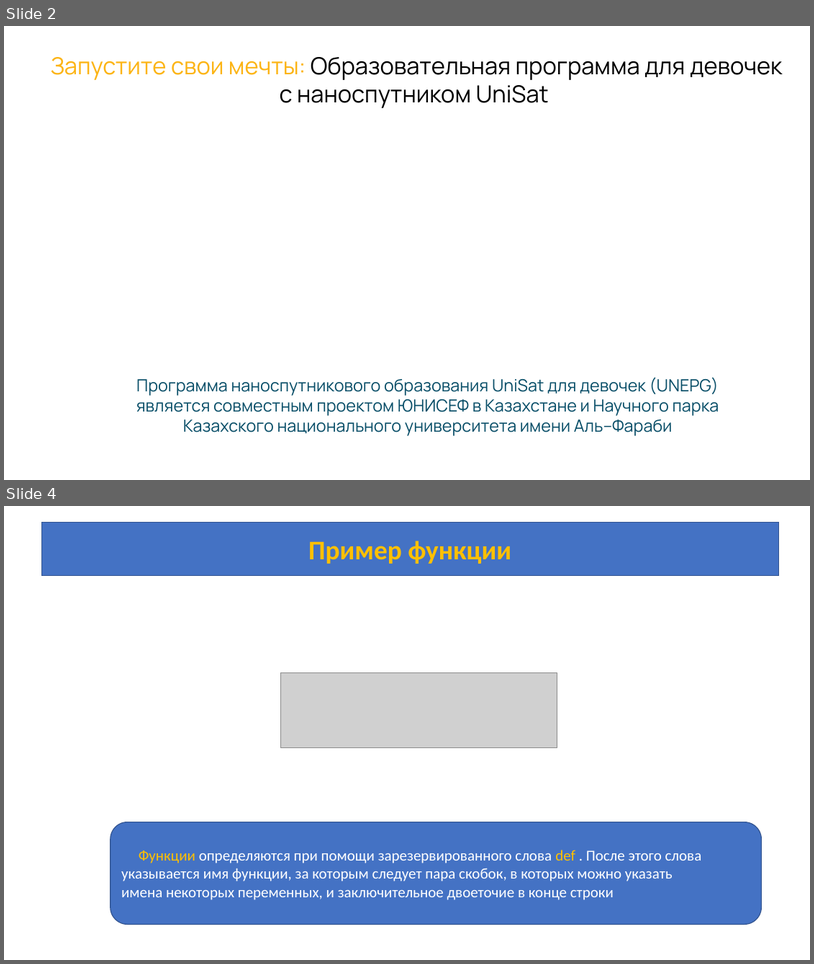
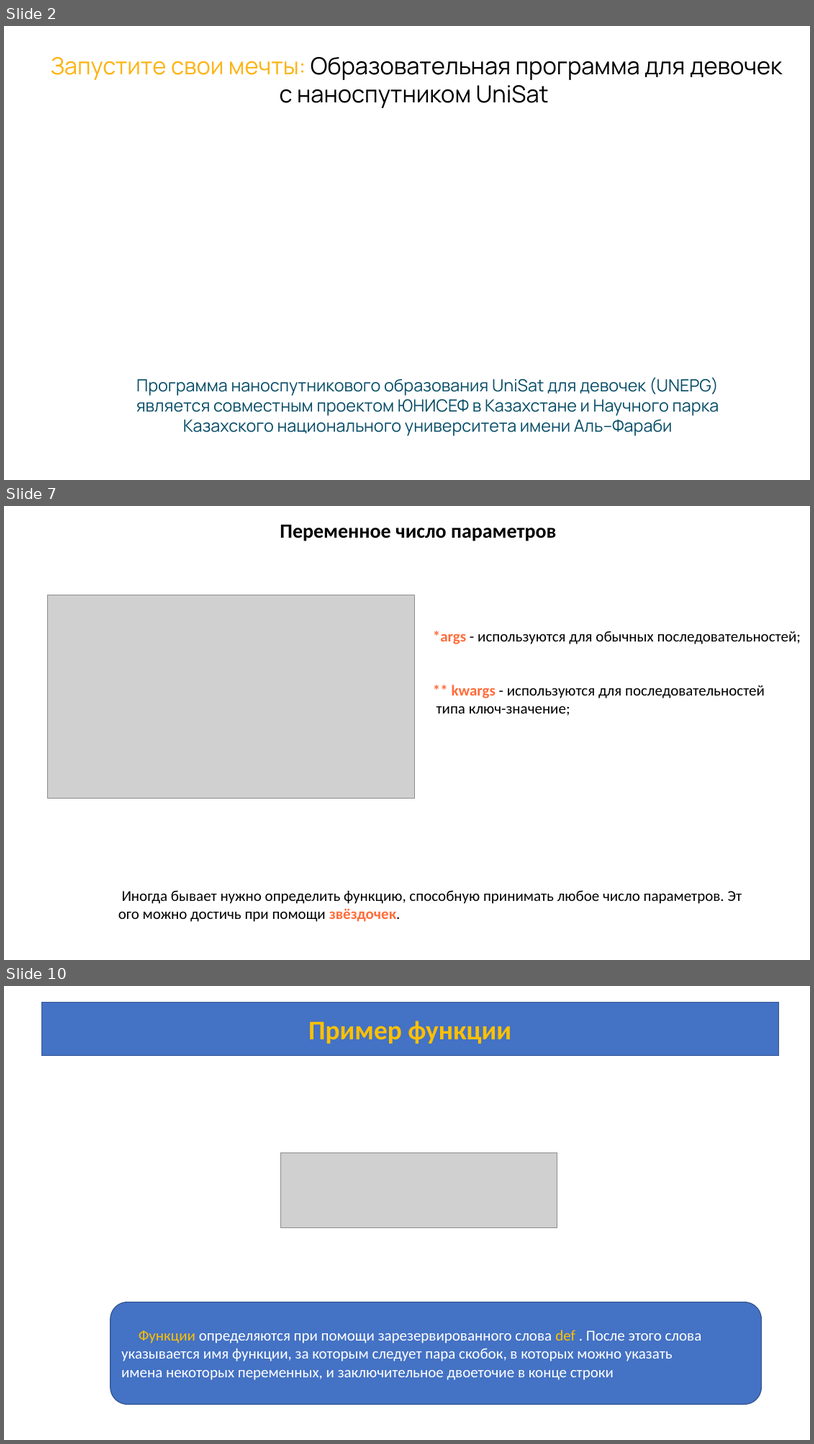
Before and after one commit to azamat7087/python_lessons_ver.2, a slide deck: lesson 5/Lesson_5.pptx. Shown one above the other, each under a label of ours: slides 2 and 4 before the commit, slides 2, 7 and 10 after it; the slides between them are not shown. The pictures are 814x964 and 814x1444 pixels, drawn with LibreOffice and Linux fonts; fonts in the diff are those of the drawing; grey boxes stand for pictures; background and template pictures are left out. Boxes give left, top, right and bottom in pixels: in the first picture for what was removed or moved away, otherwise in the second. Text is boxed around its words. In the diff, an @@ line names an element or a change of style, - is before the commit and + after.

```diff
--- a/lesson 5/Lesson_5.pptx
+++ b/lesson 5/Lesson_5.pptx
@@ slide 7 added at (4,506,810,960), background #FFFFFF @@
@@ text added at (280,525,556,541), 24 pt, text #000000, bold @@
+Переменное число параметров
@@ picture added at (47,595,415,798) @@
@@ text added at (433,631,801,716), 18 pt, text #000000 @@
+*args - используются для обычных последовательностей;
+** kwargs - используются для последовательностей
+типа ключ-значение;
@@ text added at (122,890,725,921), 18 pt, text #000000 @@
+Иногда бывает нужно определить функцию, способную принимать любое число параметров. Этого можно достичь при помощи звёздочек.
@@ what was slide 4 is now slide 10 @@
```
Also in this commit, not shown: 5 slides changed, 5 other slides added.
